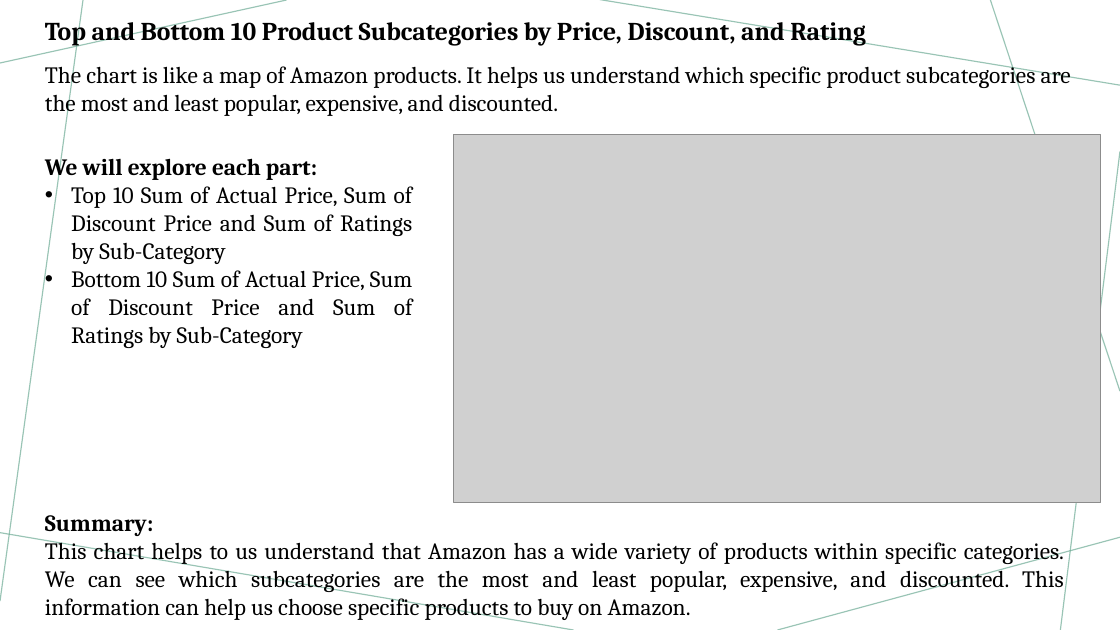
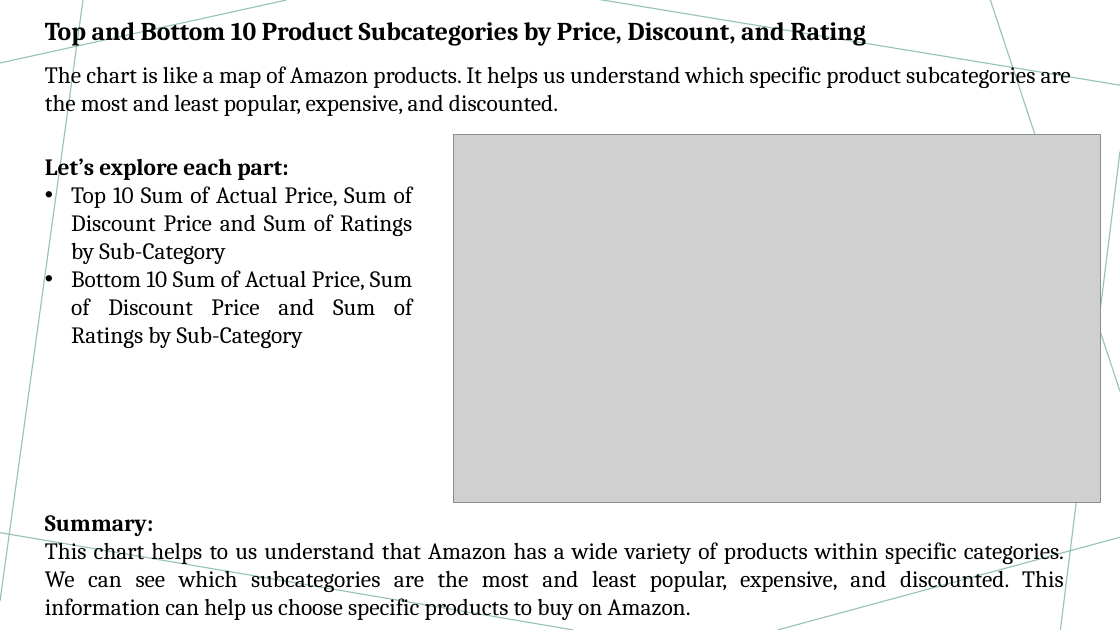
Before and after one commit to JessicaGarfield/Amazon-Product-Review-Report---Power-BI, a slide deck: slide 15 of Product_review.pptx. Drawn at 1120x630 pixels with LibreOffice and Linux fonts; fonts in the diff are those of the drawing; grey boxes stand for pictures. Boxes give left, top, right and bottom in pixels: in the first picture for what was removed or moved away, otherwise in the second. Text is boxed around its words. In the diff, an @@ line names an element or a change of style, - is before the commit and + after.

```diff
--- a/Product_review.pptx
+++ b/Product_review.pptx
@@ text at [45, 154, 288, 180]: text changed @@
-We will explore each part:
+Let’s explore each part:
```
Also in this commit, not shown: 7 other slides changed, 1 other file.
